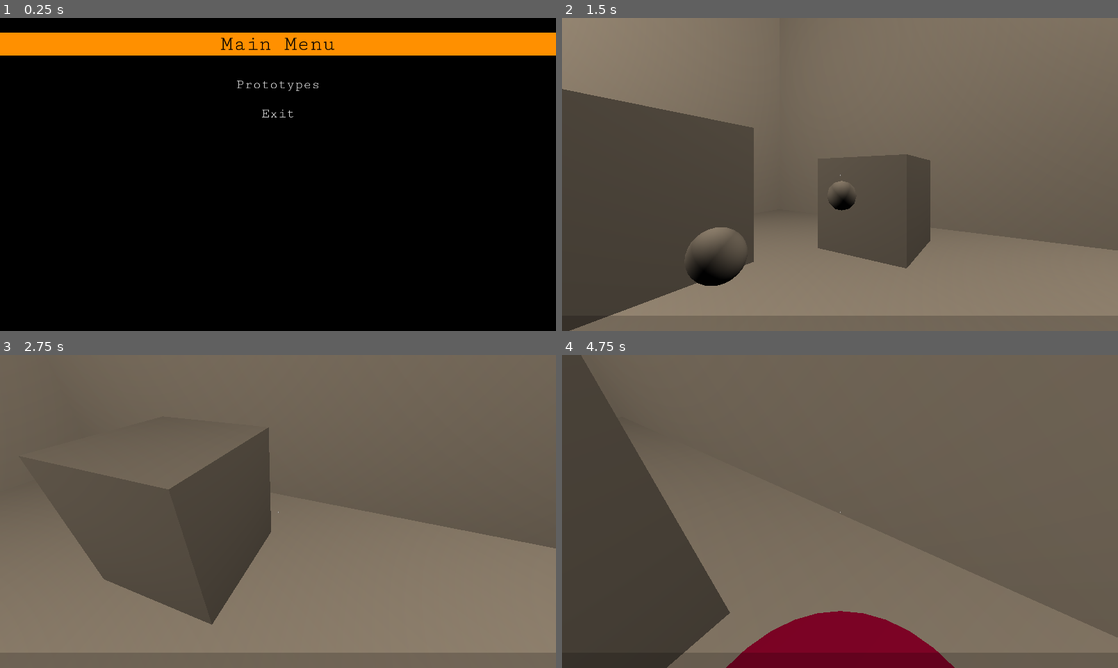
Above: before the commit, frames 1-4 (two rows, left to right).
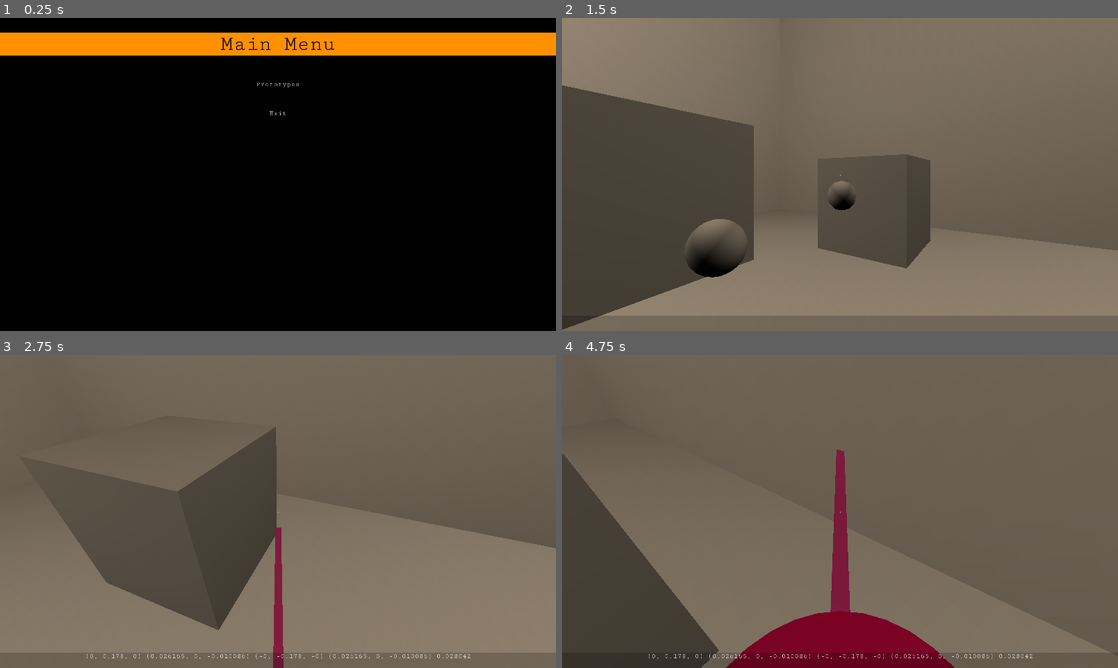
Above: after the commit, the same moments.

Repository: BekaValentine/cyberpunk_video_game_godot_repository
Game: Godot game, scene res://infrastructure/menus/main_menu.tscn
Same seed, same stepped clock (60 frames per second), same inputs: the game is played once before the commit and once after it.
Inputs (mouse positions are in pixels of both pictures, inside the frame that each line leads up to):
- Up to frame 1 (0.25 s): no input
- Up to frame 2 (1.5 s): click "Prototypes" at 0.5 s; click "Interactions" at 1.25 s
- Up to frame 3 (2.75 s): move the mouse to (305, 511) at 2.02 s; hold W (move_forward) from 2.03 s (still down); hold Shift (run) from 2.03 s (still down); tap Space (jump) at 2.27, 2.57 s; tap E (use) at 2.3 s
- Up to frame 4 (4.75 s): keep holding W (move_forward); move the mouse to (812, 511) at 2.77 s; release Shift (run) at 2.78 s; tap E (use) at 2.85, 4.55 s; tap Space (jump) at 3.02, 3.05, 3.32, 3.6, 4.52 s; move the mouse to (851, 505) at 3.52 s; hold Shift (run) 3.53-4.28 s; move the mouse to (834, 517) at 4.27 s; tap C (crouch) at 4.35 s

The runs differ from the first frame. In frame 1, 0.2% of the frame differs, in the area x 42-58%, y 20-32%; in frame 2, 1.7%; in frame 3, 2.2%; in frame 4, 11%, in the area x 0-100%, y 0-100%.

Commit message:
Makes stairs work

Diff:
--- a/fonts/cutive_mono_48.tres
+++ b/fonts/cutive_mono_48.tres
@@ -3,6 +3,6 @@
 [ext_resource path="res://fonts/CutiveMono_Regular.ttf" type="DynamicFontData" id=1]
 
 [resource]
-size = 48
+size = 24
 use_filter = true
 font_data = ExtResource( 1 )
--- a/infrastructure/player.gd
+++ b/infrastructure/player.gd
@@ -18,6 +18,21 @@
 var on_floor = false
 var pivot = null
 var pickup_detect_ray = null
+var stair_rays = null
+var stair_ray_bottom = null
+var stair_ray_top = null
+var using_stair = false
+var stair_start_position = null
+var stair_up_vec = null
+var stair_up_distance = 0
+var stair_fwd_vec = null
+var stair_fwd_distance = 0
+#var stair_start_position = null
+#var stair_middle_position = null
+#var stair_end_position = null
+var stair_phase = 0
+var stair_phase_frac = 0.0
+var stair_speed = 2
 
 var highlighted_object = null
 var held_object = null
@@ -27,6 +42,7 @@
 var held_object_initial_rotation = Vector3.ZERO
 var velocity = Vector3.ZERO
 var velocity_after_move_and_slide = null
+var move_direction = Vector3.ZERO
 var stand_height = null
 var crouch_height = 0.75
 var crouch_time = 0.25
@@ -35,14 +51,14 @@
 var pushed_objects = []
 var pushed_objects_changed = false
 var inventory_open = false
+var max_step_height = 0.178
+var max_step_depth = 0.279
 
 var tick = 0
 
 var WORLD_OBJECT_COLLISION_MASK = 2;
 var HELD_COLLISION_MASK = 0;
 var NORMAL_COLLISION_MASK = 2 | 4;
-
-
 
 
 
@@ -57,6 +73,9 @@
 	object_highlight = $object_highlight
 	pickup_detect_ray = $pivot/pickup_detect_ray
 	pivot = $pivot
+	stair_rays = $stair_rays
+	stair_ray_bottom = $stair_rays/stair_ray_bottom
+	stair_ray_top = $stair_rays/stair_ray_top
 	stand_height = pivot.transform.origin.y
 
 	Input.set_mouse_mode(Input.MOUSE_MODE_CAPTURED)
@@ -194,68 +213,95 @@
 		move(delta)
 		rotate_held_object()
 		interact_objects()
+		try_stairs()
+#		use_stair()
 
 func is_on_floor():
 	return on_floor
 
 func move(delta):
-	velocity = Vector3.ZERO
-	var move_direction = Vector3.ZERO
-	# determine the direction to move in
-	var basis = global_transform.basis
-	if Input.is_action_pressed("move_forward"):
-		move_direction -= basis.z
-	if Input.is_action_pressed("move_backward"):
-		move_direction += basis.z
-	if Input.is_action_pressed("move_left"):
-		move_direction -= basis.x
-	if Input.is_action_pressed("move_right"):
-		move_direction += basis.x
-
-#	if is_on_floor():
-	# we're walking, running, or jumping
-
-	# determine the horizontal velocity to move
-	var speed
-	if is_on_floor():
-		# we're on the floor so we can move under our own power a lot
-
-		if Input.is_action_pressed("run"):
-			# we're running
-			speed = run_speed
+	if using_stair:
+
+		if stair_phase == 0:
+#			$debug_message.show_text(str(stair_phase) + " " + str(stair_phase_frac))
+			stair_phase_frac += stair_speed * delta / stair_up_distance
+			stair_phase_frac = min(1.0, stair_phase_frac)
+			self.global_transform.origin = stair_start_position + stair_phase_frac*stair_up_vec
+#			$debug_message.show_text(str(stair_phase_frac))
+			if stair_phase_frac >= 1.0:
+				stair_phase_frac = 0.0
+				stair_phase = 1
 		else:
-			# we're walking
-			speed = walk_speed
-
-		var vel = move_direction.normalized() * speed
-		velocity.x = vel.x
-		velocity.z = vel.z
-
-		velocity = velocity - Vector3(linear_velocity.x, 0, linear_velocity.z)
-
-		# determine the vertical velocity
-		if Input.is_action_just_pressed("jump"):
-			# we're jumping, so we just set the vertical speed
-			velocity.y = jump_speed
-
-		self.apply_central_impulse(velocity)
-
-	elif Vector3(linear_velocity.x, 0, linear_velocity.z).length() < air_speed:
-		# we're in the air and don't already have some momentum so we can move
-		# tiny bit to get onto ledges
-
-		speed = air_speed
-
-		var vel = move_direction.normalized() * speed
-		velocity.x = vel.x
-		velocity.z = vel.z
-
-		self.apply_central_impulse(velocity)
-
-
-	#prevents infinite falling
-	if translation.y < fall_limit:
-		scene_manager.reload_scene()
+#			$debug_message.show_text(str(stair_phase) + " " + str(stair_phase_frac))
+			stair_phase_frac += stair_speed * delta / stair_fwd_distance
+			stair_phase_frac = min(1.0, stair_phase_frac)
+			self.global_transform.origin = stair_start_position + stair_up_vec + stair_phase_frac*stair_fwd_vec
+#			$debug_message.show_text(str(stair_phase_frac))
+
+			if stair_phase_frac >= 1.0:
+				using_stair = false
+#				$debug_message.show_text("Done!")
+
+	else:
+
+		velocity = Vector3.ZERO
+		move_direction = Vector3.ZERO
+		# determine the direction to move in
+		var basis = global_transform.basis
+		if Input.is_action_pressed("move_forward"):
+			move_direction -= basis.z
+		if Input.is_action_pressed("move_backward"):
+			move_direction += basis.z
+		if Input.is_action_pressed("move_left"):
+			move_direction -= basis.x
+		if Input.is_action_pressed("move_right"):
+			move_direction += basis.x
+
+	#	if is_on_floor():
+		# we're walking, running, or jumping
+
+		# determine the horizontal velocity to move
+		var speed
+		if is_on_floor():
+			# we're on the floor so we can move under our own power a lot
+
+			if Input.is_action_pressed("run"):
+				# we're running
+				speed = run_speed
+			else:
+				# we're walking
+				speed = walk_speed
+
+			var vel = move_direction.normalized() * speed
+			velocity.x = vel.x
+			velocity.z = vel.z
+
+			# actual velocity we need to add is the target velocity minus current velocity
+			velocity = velocity - Vector3(linear_velocity.x, 0, linear_velocity.z)
+
+			# determine the vertical velocity
+			if Input.is_action_just_pressed("jump"):
+				# we're jumping, so we just set the vertical speed
+				velocity.y = jump_speed
+
+			self.apply_central_impulse(velocity)
+
+		elif Vector3(linear_velocity.x, 0, linear_velocity.z).length() < air_speed:
+			# we're in the air and don't already have some momentum so we can move
+			# tiny bit to get onto ledges
+
+			speed = air_speed
+
+			var vel = move_direction.normalized() * speed
+			velocity.x = vel.x
+			velocity.z = vel.z
+
+			self.apply_central_impulse(velocity)
+
+
+		#prevents infinite falling
+		if translation.y < fall_limit:
+			scene_manager.reload_scene()
 
 	hold_camera.global_transform = camera.global_transform
 
@@ -313,6 +359,83 @@
 func hide_highlight():
 	object_highlight.visible = false
 
+func try_stairs():
+	if using_stair or not is_on_floor() or move_direction == Vector3.ZERO:
+		return
+
+	if move_direction.length() > 0.01:
+		stair_rays.show()
+	else:
+		stair_rays.hide()
+	var delta_rotation = self.get_rotation() - self_initial_rotation
+	stair_rays.set_rotation(-self.get_rotation())
+	stair_rays.rotate_y(sign(Vector3(1,0,0).cross(Vector3(move_direction.x, 0, move_direction.z)).y)*Vector3(1,0,0).angle_to(Vector3(move_direction.x, 0, move_direction.z)))
+
+#	var bottom_hit = !!stair_ray_bottom.get_collider()
+#	var top_hit = !!stair_ray_top.get_collider()
+#	$debug_message.show_text(str(bottom_hit) + " / " + str(top_hit))
+#	$debug_message.show_text(str(stair_ray_bottom.get_collider()))
+	var move_dir = 0.1 * move_direction.normalized()
+	var move_dist = self.compute_move(self.global_transform.origin, move_dir)
+#	$debug_message.show_text(str(move_dir) + " " + str(move_dist))
+	var move_hit = move_dist <= 0.35
+	if not move_hit:
+#		$debug_message.show_text("florp " + str(move_dir))
+		using_stair = false
+		return
+
+#	$debug_message.show_text("Step up?")
+#		self.apply_central_impulse(0.75*jump_speed*global_transform.basis.y)
+#		self.add_central_force(Vector3(0,2000,0))
+#		using_stair = true
+	var up_dir = max_step_height * Vector3.UP
+	var up_distance = self.compute_move(self.global_transform.origin, up_dir)
+	var up_dest = up_distance * up_dir
+#	$debug_message.show_text("Up: " + str(up_dir) + " " + str(up_distance) + " " + str(up_dest))
+#	$debug_message.show_text(str(up_distance))
+	if up_distance == 0:
+		return
+	var fwd_dir = max_step_depth * move_direction.normalized()
+	var fwd_distance = self.compute_move(self.global_transform.origin + up_dest, fwd_dir)
+	var fwd_dest = fwd_distance * fwd_dir
+#	$debug_message.show_text("Fwd: " + str(fwd_dir) + " " + str(fwd_distance) + " " + str(fwd_dest))
+	if fwd_distance == 0:
+		return
+	if fwd_dest.length() > 0.1:
+		fwd_dest = 0.1 * fwd_dest.normalized()
+	var down_dir = -up_dest
+	var down_distance = self.compute_move(self.global_transform.origin + up_dest + fwd_dest, down_dir)
+	var down_dest = down_distance * down_dir
+	var travel = up_dest + fwd_dest + down_dest
+	var travel_distance = travel.length()
+	$debug_message.show_text(str(up_dest) + " " + str(fwd_dest) + " " + str(down_dest) + " " + str(travel) + " " + str(travel_distance))
+#	$debug_message.show_text(str(travel))
+#	$debug_message.show_text(str(up_distance) + " " + str(fwd_distance) + " " + str(down_distance))
+	if travel_distance < 0.01 or travel.y <= 0:
+		return
+
+#	print(str(move_direction) + " " + str(fwd_dir) + " " + str(fwd_distance) + " " + str(fwd_dest) + " " + str(travel))
+	using_stair = true
+	stair_phase = 0
+	stair_phase_frac = 0.0
+	stair_start_position = self.global_transform.origin
+	stair_up_vec = Vector3(0, travel.y, 0)
+	stair_up_distance = stair_up_vec.length()
+	stair_fwd_vec = Vector3(travel.x, 0, travel.z)
+	stair_fwd_distance = stair_fwd_vec.length()
+#	$debug_message.show_text(str(stair_up_distance))
+#			stair_start_position = self.global_transform.origin
+#			stair_middle_position = up_dest
+#			stair_end_position = fwd_dest
+
+func use_stair():
+	var bottom_hit = !!stair_ray_bottom.get_collider()
+	var top_hit = !!stair_ray_top.get_collider()
+#	$debug_message.show_text(str(bottom_hit) + " / " + str(top_hit))
+#	if stair_use and not bottom_hit:
+#		$debug_message.show_text("Step passed")
+#		stair_use = false
+
 func rotate_held_object():
 	if held_object:
 		set_held_object_position()
@@ -324,3 +447,31 @@
 
 func set_held_object_position():
 	held_object.global_transform.origin = hold_position.global_transform.origin
+
+
+
+func compute_move(origin : Vector3, dir : Vector3):
+	var shape = body_collider.shape
+	origin += Vector3(0,shape.height/2,0)
+
+	# Create collision parameters
+	var params = PhysicsShapeQueryParameters.new()
+	params.set_shape(shape)
+	params.transform.origin = origin
+	params.collide_with_bodies = true
+	params.exclude = [self]
+	params.margin = 0
+	#params.set_collision_mask(mask)
+
+
+	# Get distance fraction and position of first collision
+	var space_state = get_world().direct_space_state
+#	$debug_message.show_text(str(space_state.collide_shape(params)))
+	var results = space_state.cast_motion(params, dir)
+
+#	$debug_message.show_text(str(results))
+
+	if len(results) == 0:
+		return 1
+	else:
+		return results[0]
--- a/infrastructure/player.tscn
+++ b/infrastructure/player.tscn
@@ -28,7 +28,7 @@
 albedo_color = Color( 0.0509804, 0.937255, 0.666667, 1 )
 
 [sub_resource type="SpatialMaterial" id=7]
-albedo_color = Color( 0.772549, 0.992157, 0.227451, 1 )
+albedo_color = Color( 0.992157, 0.227451, 0.623529, 1 )
 
 [node name="player" type="RigidBody" groups=[
 "player",
@@ -87,6 +87,8 @@
 custom_colors/font_color = Color( 1, 1, 1, 1 )
 custom_colors/font_outline_modulate = Color( 0, 0, 0, 1 )
 align = 1
+autowrap = true
+clip_text = true
 script = ExtResource( 2 )
 __meta__ = {
 "_edit_use_anchors_": false
@@ -157,5 +159,31 @@
 __meta__ = {
 "_edit_use_anchors_": false
 }
+
+[node name="stair_rays" type="Spatial" parent="."]
+
+[node name="CSGBox" type="CSGBox" parent="stair_rays"]
+transform = Transform( 1, 0, 0, 0, 1, 0, 0, 0, 1, 1, 0, 0 )
+height = 0.0544661
+depth = 0.066
+material = SubResource( 7 )
+
+[node name="stair_ray_bottom" type="RayCast" parent="stair_rays"]
+transform = Transform( 1, 0, 0, 0, 1, 0, 0, 0, 1, 0.2, 0.01, 0 )
+enabled = true
+cast_to = Vector3( 0.15, 0, 0 )
+collision_mask = 4
+
+[node name="stair_ray_middle" type="RayCast" parent="stair_rays"]
+transform = Transform( 1, 0, 0, 0, 1, 0, 0, 0, 1, 0.2, 0.7, 0 )
+enabled = true
+cast_to = Vector3( 0.25, 0, 0 )
+collision_mask = 4
+
+[node name="stair_ray_top" type="RayCast" parent="stair_rays"]
+transform = Transform( 1, 0, 0, 0, 1, 0, 0, 0, 1, 0.2, 0.7, 0 )
+enabled = true
+cast_to = Vector3( 0.25, 0, 0 )
+collision_mask = 4
 [connection signal="tween_all_completed" from="crouch_tween" to="." method="finished_crouching_transition"]
 [connection signal="item_selected" from="backpack" to="backpack" method="item_selected"]
--- a/levels/prototypes/interactions.tscn
+++ b/levels/prototypes/interactions.tscn
@@ -15,6 +15,9 @@
 
 [sub_resource type="BoxShape" id=3]
 
+[sub_resource type="BoxShape" id=4]
+extents = Vector3( 1, 0.15, 0.15 )
+
 [node name="interactions_level" type="Spatial"]
 
 [node name="player" parent="." instance=ExtResource( 1 )]
@@ -24,6 +27,10 @@
 transform = Transform( 1, 0, 0, 0, 1, 0, 0, 0, 1, -0.006, -1, 0.025 )
 collision_mask = 5
 
+[node name="ground2" parent="." instance=ExtResource( 2 )]
+transform = Transform( 1, 0, 0, 0, 1, 0, 0, 0, 1, 9.421, -0.9, 14.012 )
+collision_mask = 5
+
 [node name="wall" parent="." instance=ExtResource( 2 )]
 transform = Transform( 10, 0, 0, 0, 5, 0, 0, 0, 0.5, 0, 4.65346, -13.2763 )
 collision_mask = 5
@@ -46,17 +53,8 @@
 [node name="cube2" parent="." instance=ExtResource( 5 )]
 transform = Transform( 1, 0, 0, 0, 1, 0, 0, 0, 1, 4.903, 1, -2.165 )
 
-[node name="cube3" parent="." instance=ExtResource( 5 )]
-transform = Transform( 1, 0, 0, 0, 0.3, 0, 0, 0, 0.2, -0.461, -0.00617802, 2.72162 )
-
-[node name="cube4" parent="." instance=ExtResource( 5 )]
-transform = Transform( 1, 0, 0, 0, 0.3, 0, 0, 0, 0.2, -0.461, 0.271179, 2.97916 )
-
-[node name="cube5" parent="." instance=ExtResource( 5 )]
-transform = Transform( 1, 0, 0, 0, 0.3, 0, 0, 0, 0.2, -0.461, 0.539671, 3.23619 )
-
-[node name="cube6" parent="." instance=ExtResource( 5 )]
-transform = Transform( 1, 0, 0, 0, 0.3, 0, 0, 0, 0.2, -0.461, 0.797524, 3.47175 )
+[node name="cube7" parent="." instance=ExtResource( 5 )]
+transform = Transform( 1, 0, 0, 0, 0.293754, 0.31135, 0, -0.0608977, 1.50187, -2.92463, -0.00617802, 2.72162 )
 
 [node name="OmniLight" type="OmniLight" parent="."]
 transform = Transform( 1, 0, 0, 0, 1, 0, 0, 0, 1, -4.03208, 6.1249, -5.11075 )
@@ -143,3 +141,65 @@
 shape = SubResource( 3 )
 
 [node name="CSGBox" type="CSGBox" parent="block2"]
+
+[node name="step1" type="StaticBody" parent="."]
+transform = Transform( 1, 0, 0, 0, 1, 0, 0, 0, 1, 0, 0, 2.13697 )
+
+[node name="CSGBox" type="CSGBox" parent="step1"]
+height = 0.3
+depth = 0.3
+
+[node name="CollisionShape" type="CollisionShape" parent="step1"]
+shape = SubResource( 4 )
+
+[node name="step5" type="StaticBody" parent="."]
+transform = Transform( 1, 0, 0, 0, 1, 0, 0, 0, 1, 0, 0, 3.18978 )
+
+[node name="CSGBox" type="CSGBox" parent="step5"]
+height = 0.3
+depth = 0.3
+
+[node name="CollisionShape" type="CollisionShape" parent="step5"]
+shape = SubResource( 4 )
+
+[node name="step2" type="StaticBody" parent="."]
+transform = Transform( 1, 0, 0, 0, 1, 0, 0, 0, 1, 0, 0.15, 2.386 )
+
+[node name="CSGBox" type="CSGBox" parent="step2"]
+height = 0.3
+depth = 0.3
+
+[node name="CollisionShape" type="CollisionShape" parent="step2"]
+shape = SubResource( 4 )
+
+[node name="step4" type="StaticBody" parent="."]
+transform = Transform( 1, 0, 0, 0, 1, 0, 0, 0, 1, 0, 0.15, 2.91948 )
+
+[node name="CSGBox" type="CSGBox" parent="step4"]
+height = 0.3
+depth = 0.3
+
+[node name="CollisionShape" type="CollisionShape" parent="step4"]
+shape = SubResource( 4 )
+
+[node name="step3" type="StaticBody" parent="."]
+transform = Transform( 1, 0, 0, 0, 1, 0, 0, 0, 1, 0, 0.3, 2.655 )
+
+[node name="CSGBox" type="CSGBox" parent="step3"]
+height = 0.3
+depth = 0.3
+
+[node name="CollisionShape" type="CollisionShape" parent="step3"]
+shape = SubResource( 4 )
+
+[node name="step6" type="StaticBody" parent="."]
+transform = Transform( 1, 0, 0, 0, 1, 0, 0, 0, 1, 3.80749, -0.0112911, 2.655 )
+collision_layer = 4
+collision_mask = 5
+
+[node name="CSGBox" type="CSGBox" parent="step6"]
+height = 0.3
+depth = 0.3
+
+[node name="CollisionShape" type="CollisionShape" parent="step6"]
+shape = SubResource( 4 )
--- a/project.godot
+++ b/project.godot
@@ -106,10 +106,6 @@
  ]
 }
 
-[physics]
-
-common/physics_fps=240
-
 [rendering]
 
 quality/driver/driver_name="GLES2"
Not shown: 1 places in levels/prototypes/interactions.tscn that only renumber resources
